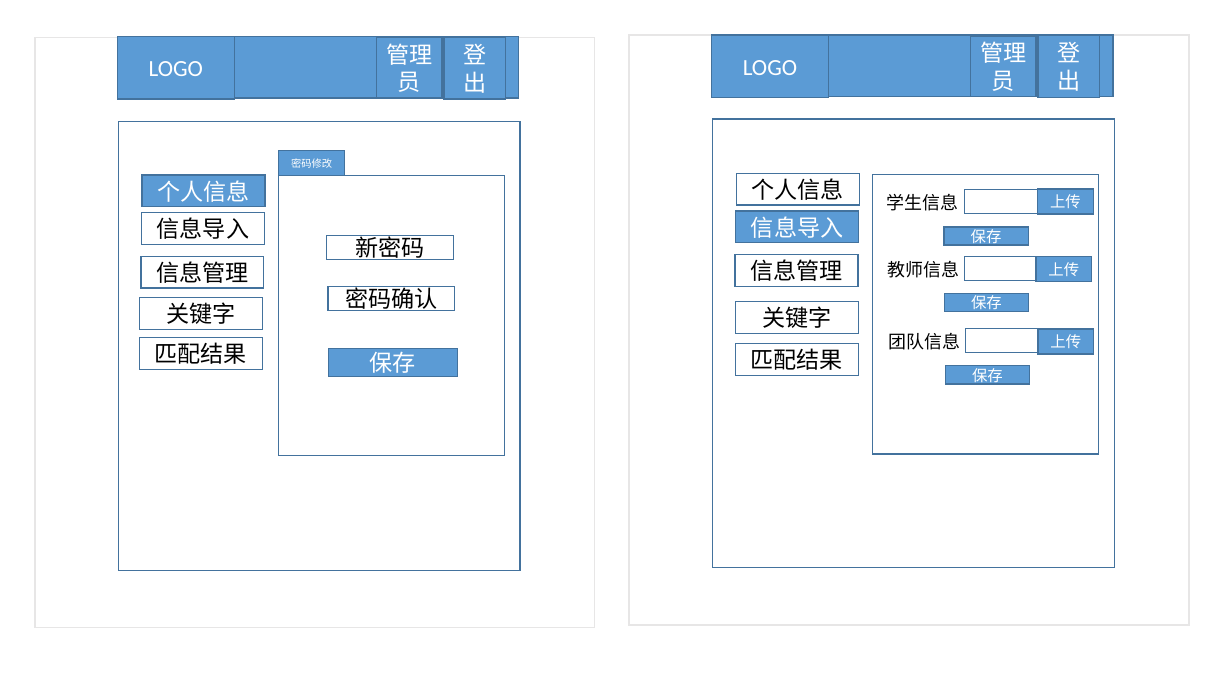
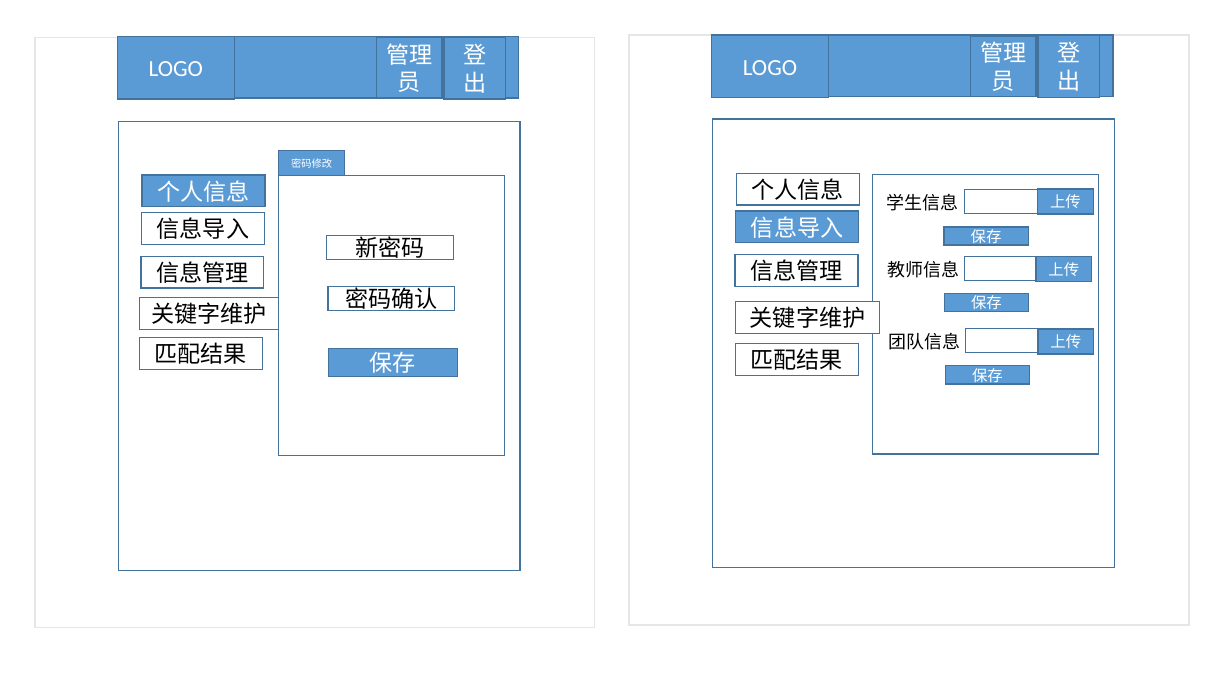
Before and after one commit to soyal/Work, a slide deck: slide 5 of api/论文管理系统.pptx. Drawn at 1232x693 pixels with LibreOffice and Linux fonts; fonts in the diff are those of the drawing. Boxes give left, top, right and bottom in pixels: in the first picture for what was removed or moved away, otherwise in the second. Text is boxed around its words. In the diff, an @@ line names an element or a change of style, - is before the commit and + after.

```diff
--- a/api/论文管理系统.pptx
+++ b/api/论文管理系统.pptx
@@ rectangle "关键字维护": place and size @@
-rectangle "关键字维护" at [140,298,262,329]
+rectangle "关键字维护" at [140,298,279,329]
@@ text in rectangle at [151,302,266,324]: text changed @@
-关键字
+关键字维护
@@ rectangle "关键字维护": place and size @@
-rectangle "关键字维护" at [736,301,859,333]
+rectangle "关键字维护" at [736,301,880,333]
@@ text in rectangle at [750,306,865,328]: text changed @@
-关键字
+关键字维护
```
Also in this commit, not shown: 5 other slides changed.
